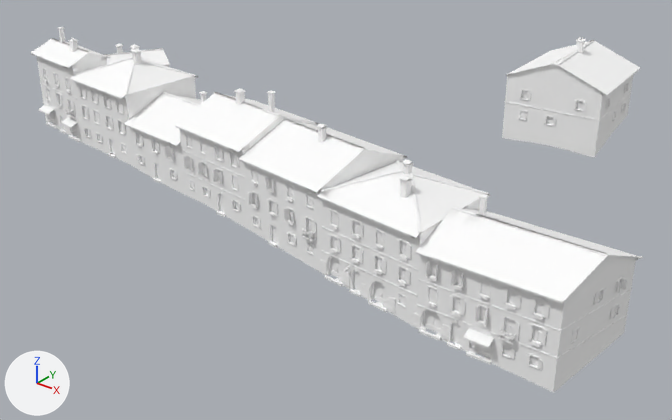
Before and after pictures for a commit that changed the glTF model games/yorimichi/assets/belmonte/meshes/SM_BM_BT_blk_19.glb.
Camera for both pictures: a camera (50 mm lens) standing at (76.8, -99.0, 56.8) and looking at (2.2, -5.8, -1.0). Lighting does not change. The marker at lower left points along +X, +Y and +Z. The picture after the commit comes second. Vertices at exactly the same position are counted once.

The first picture shows 'SM_BM_BT_blk_19'.
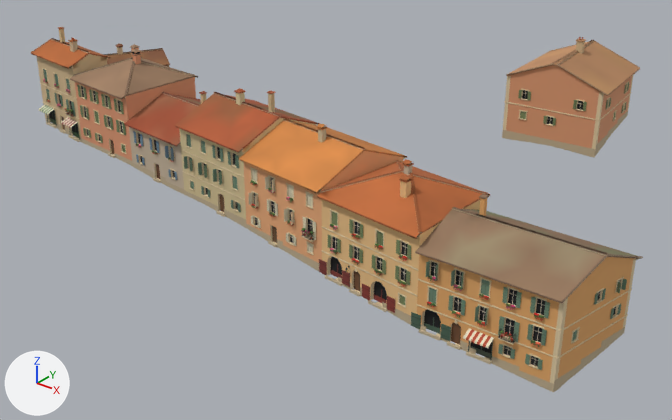
Scene script edits in JSON lines:
```json
{"block": "me_sm_bt_blk_19", "where": "me_sm_bt_blk_19.from_pydata(...)  # 25901 vertices, 29267 faces; spans x -48.4..48.5, y -26.5..25.8, z -1.1..22.7"}
{"block": "me_sm_bt_blk_19", "where": "# used by ob_sm_bm_bt_blk_19; location = (0.0, 0.0, 0.0)"}
{"block": "me_sm_bt_blk_19", "change": "me_sm_bt_blk_19 part 1: 29267 faces centred in x -48.4..48.4, y -26.5..25.8, z -1.0..22.6 are repainted in the vertex colours; the middle colour goes from white #ffffff to beige #d5ab8c"}
```

Changed parts and their boxes [x1, y1, x2, y2] in the pictures (672 x 420 px):
```json
{"part": 1, "of": "me_sm_bt_blk_19", "change": "recoloured", "before": [31, 27, 643, 392], "after": [31, 27, 643, 392], "on screen": "white to beige"}
```
